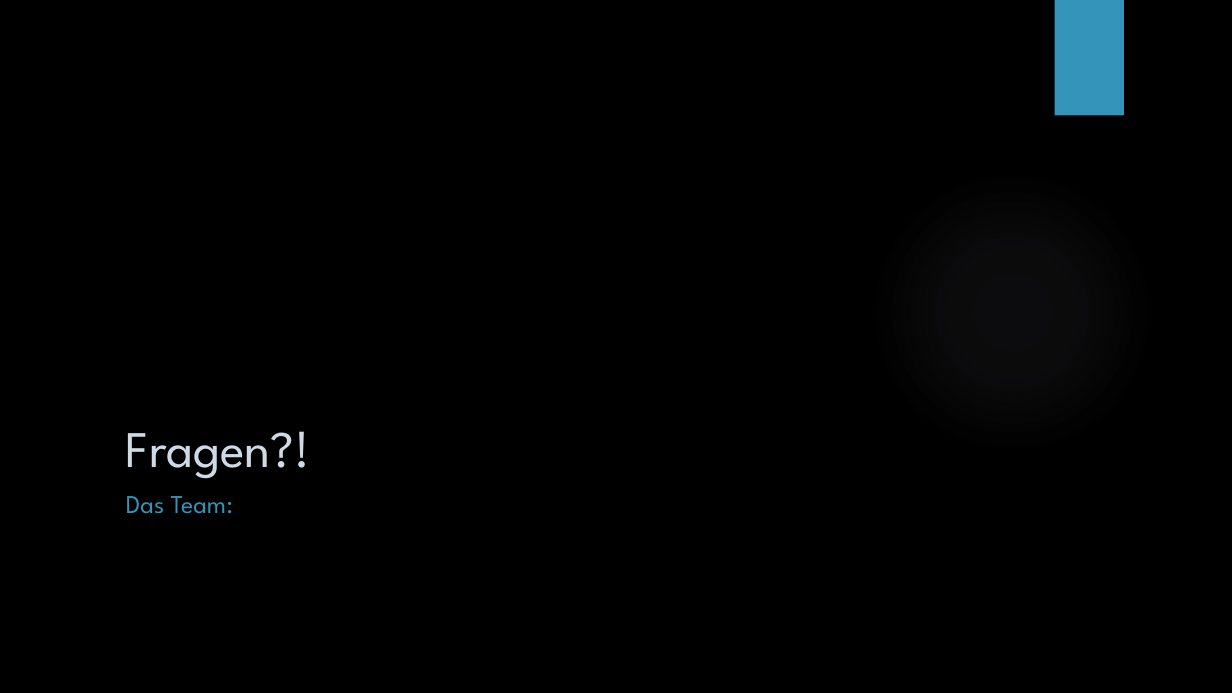
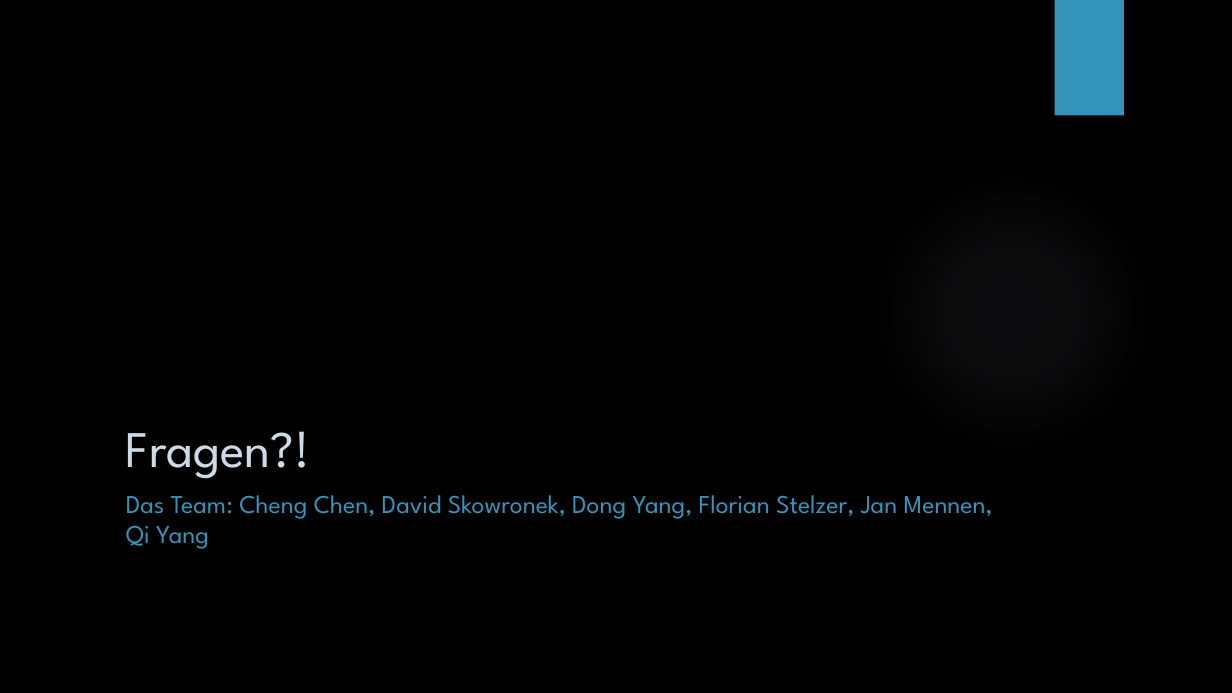
Before and after one commit to jmennen/group5, a slide deck: slide 8 of Präsentation.pptx (slide 7 before the commit). Drawn at 1232x693 pixels with LibreOffice and Linux fonts; fonts in the diff are those of the drawing; background and template pictures are left out. Boxes give left, top, right and bottom in pixels: in the first picture for what was removed or moved away, otherwise in the second. Text is boxed around its words. In the diff, an @@ line names an element or a change of style, - is before the commit and + after.

```diff
--- a/Präsentation.pptx
+++ b/Präsentation.pptx
@@ text at [126, 495, 993, 549]: text changed @@
-Das Team:
+Das Team: Cheng Chen, David Skowronek, Dong Yang, Florian Stelzer, Jan Mennen, Qi Yang
```
Also in this commit, not shown: 2 other slides changed, 2 slides added, 1 slide removed.
